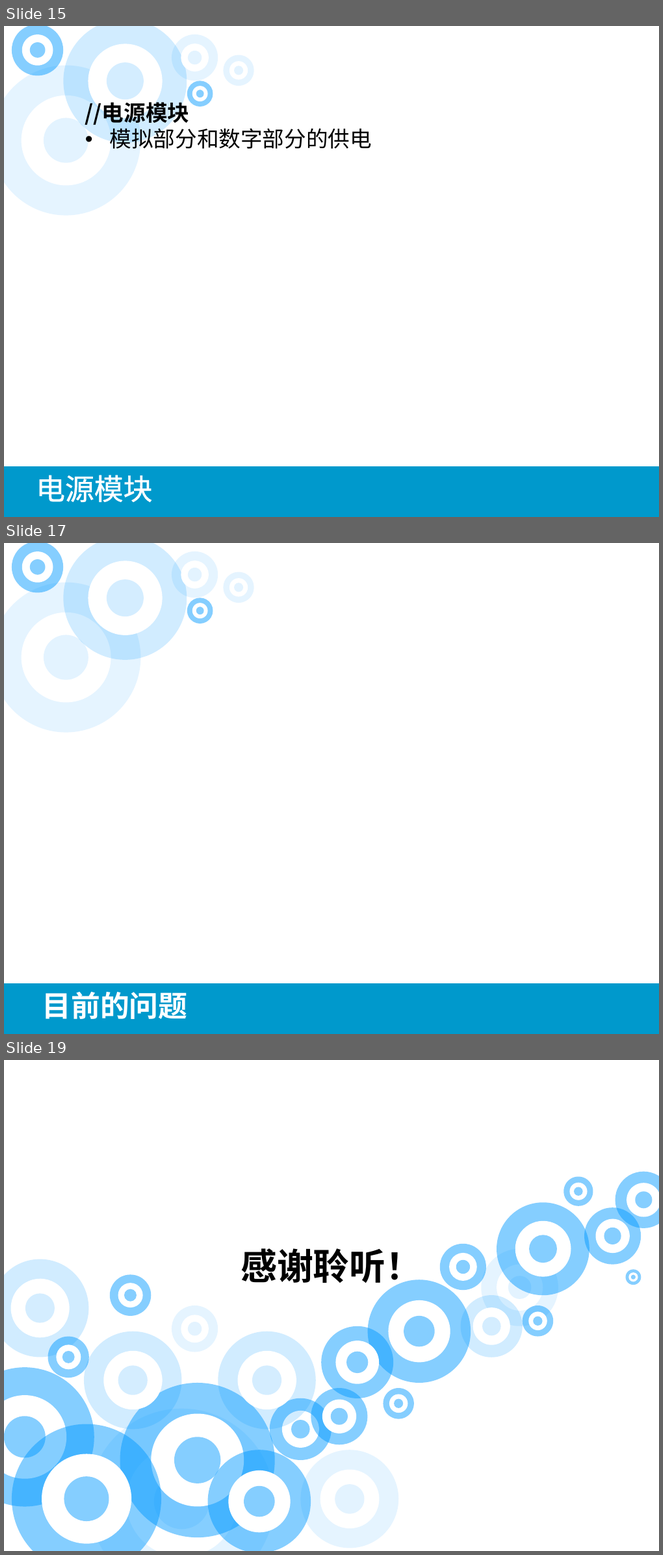
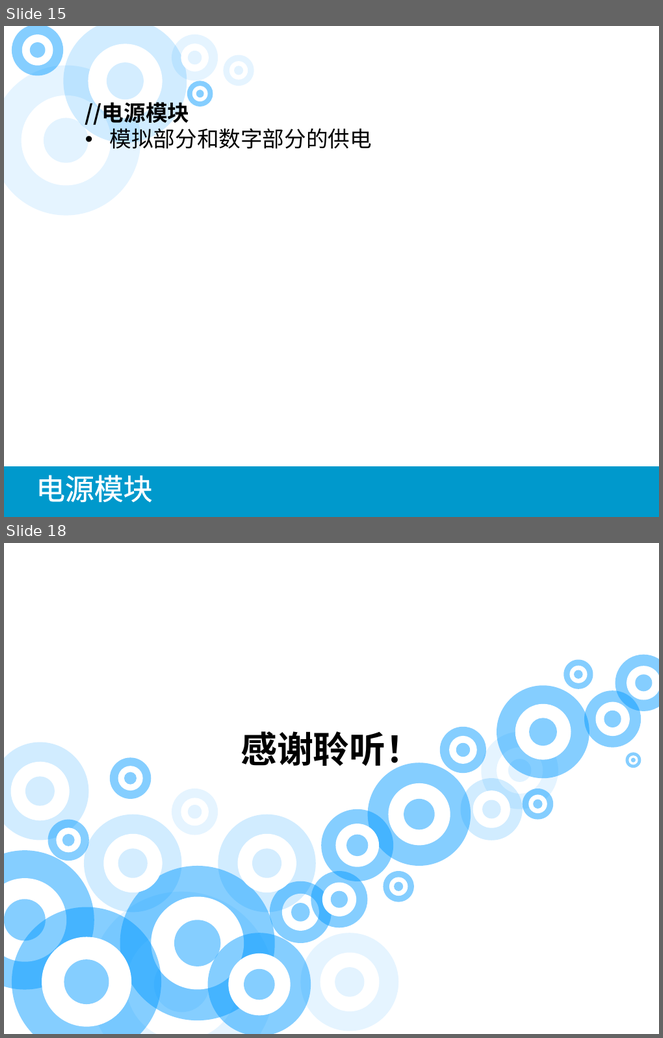
Before and after one commit to wyu0725/2MSPS-DAQ_CARD, a slide deck: 2M采样率双通道数据采集卡.pptx. Shown one above the other, each under a label of ours: slides 15, 17 and 19 before the commit, slides 15 and 18 after it; the slides between them are not shown. The pictures are 663x1555 and 663x1038 pixels, drawn with LibreOffice and Linux fonts; fonts in the diff are those of the drawing. Boxes give left, top, right and bottom in pixels: in the first picture for what was removed or moved away, otherwise in the second. Text is boxed around its words. In the diff, an @@ line names an element or a change of style, - is before the commit and + after.

```diff
--- a/2M采样率双通道数据采集卡.pptx
+++ b/2M采样率双通道数据采集卡.pptx
@@ slide 17 removed at (x1=4, y1=543, x2=659, y2=1034), background #FFFFFF; not listed: 19 template elements that a slide beside it also shows @@
@@ text removed at (x1=42, y1=992, x2=187, y2=1019) @@
-目前的问题
@@ what was slide 19 is now slide 18 @@
```
Also in this commit, not shown: 7 slides changed.
